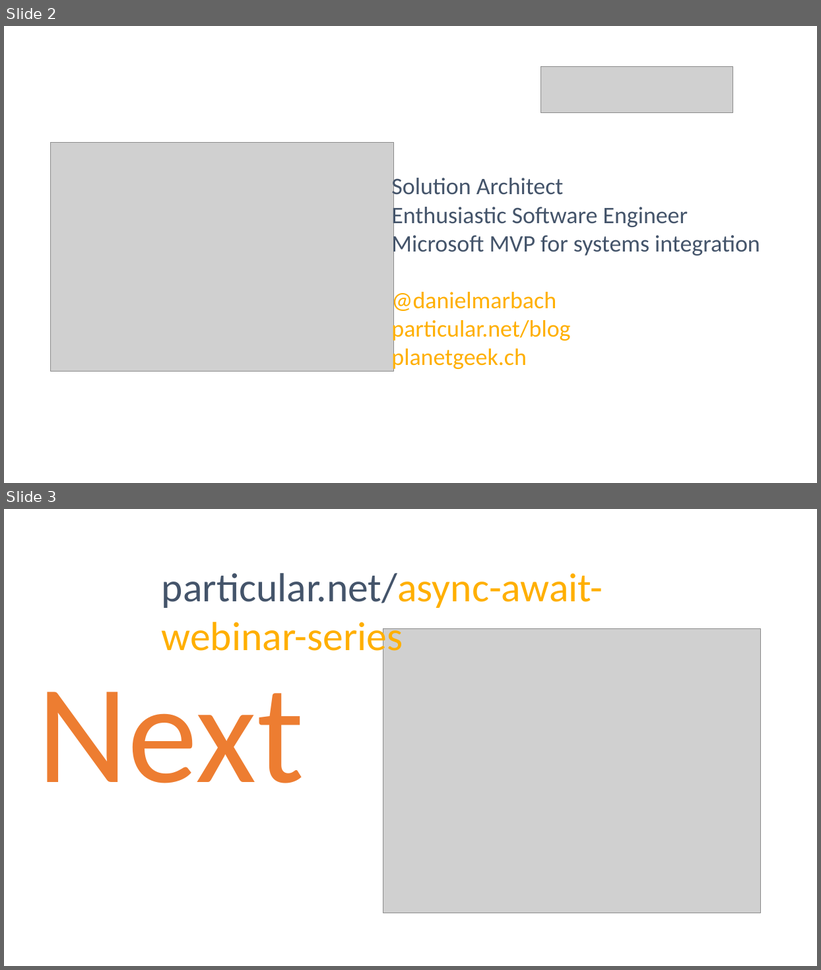
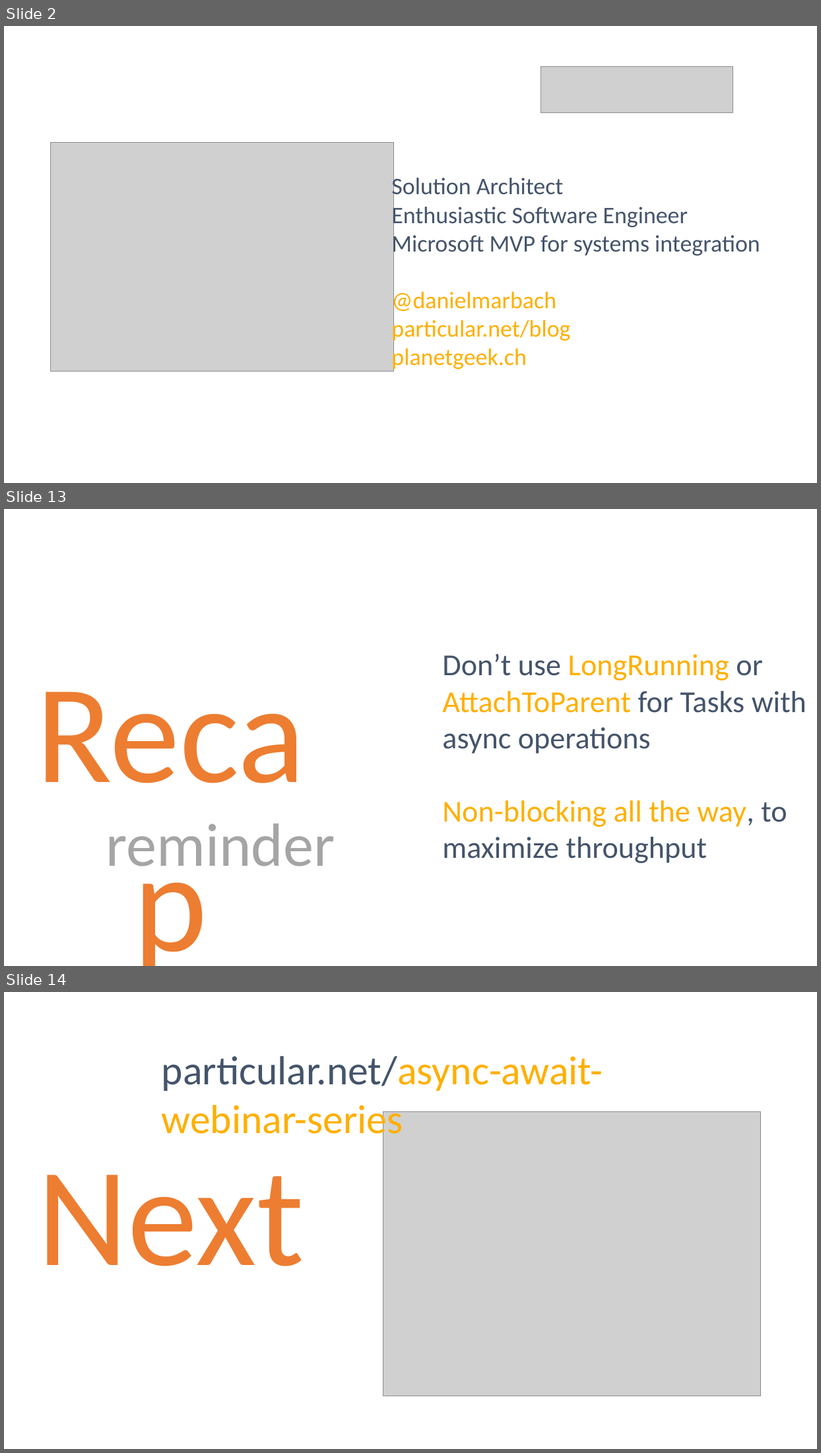
Before and after one commit to danielmarbach/03-03-2016-AsyncWebinar, a slide deck: webinar.pptx. Shown one above the other, each under a label of ours: slides 2 and 3 before the commit, slides 2, 13 and 14 after it; the slides between them are not shown. The pictures are 821x970 and 821x1453 pixels, drawn with LibreOffice and Linux fonts; fonts in the diff are those of the drawing; grey boxes stand for pictures. Boxes give left, top, right and bottom in pixels: in the first picture for what was removed or moved away, otherwise in the second. Text is boxed around its words. In the diff, an @@ line names an element or a change of style, - is before the commit and + after.

```diff
--- a/webinar.pptx
+++ b/webinar.pptx
@@ slide 13 added at bbox=[4, 509, 817, 966], background #FFFFFF @@
@@ text added at bbox=[4, 640, 338, 816], 166 pt, text #ED7D31 @@
+Recap
@@ text added at bbox=[442, 654, 807, 863], 36 pt, text #44546A @@
+Don’t use LongRunning or AttachToParent for Tasks with async operations
+Non-blocking all the way, to maximize throughput
@@ text added at bbox=[106, 824, 335, 867], 72 pt, text #A5A5A5 @@
+reminder
@@ what was slide 3 is now slide 14 @@
```
Also in this commit, not shown: 10 other slides added.
